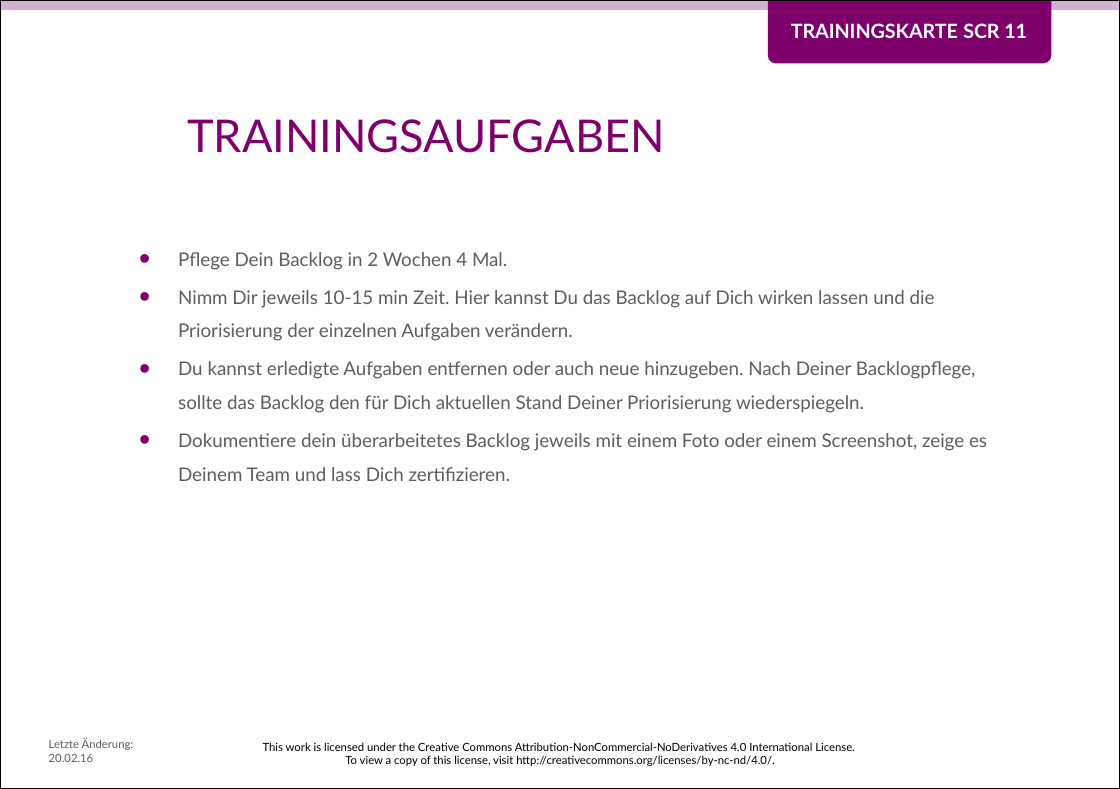
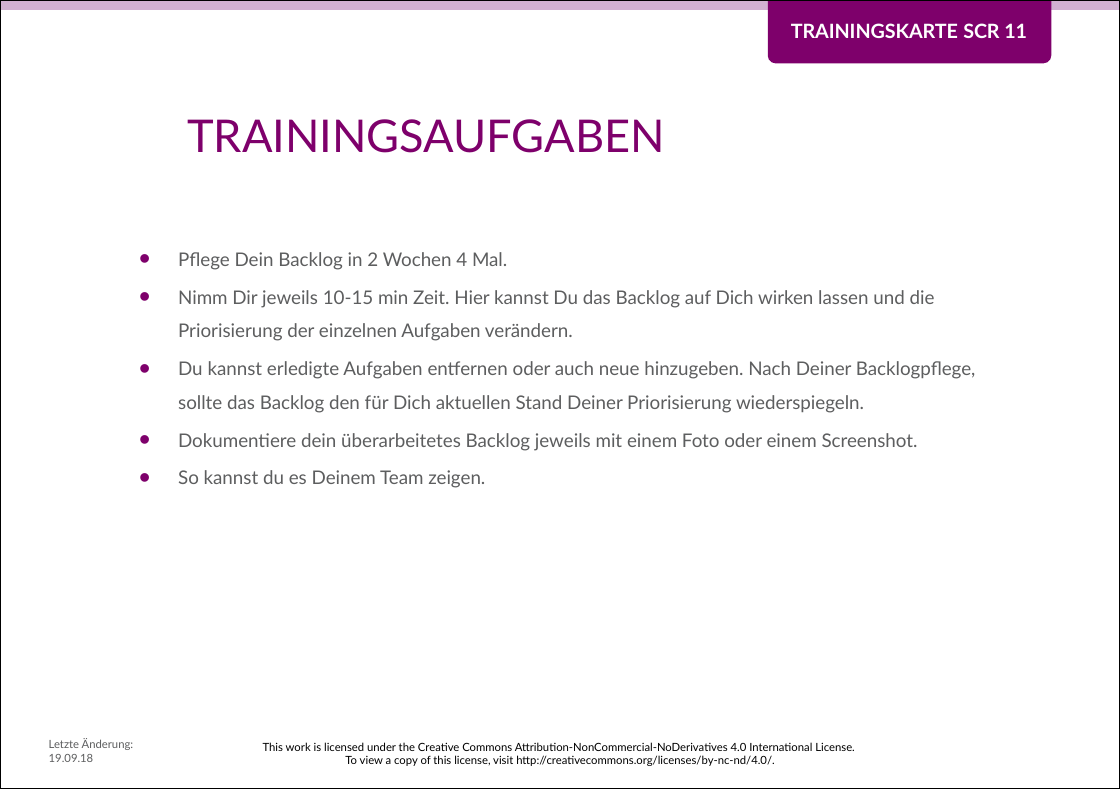
Before and after one commit to Teamtool/training-materials, a slide deck: slide 2 of training-cards/music moves/Scrum (SCR)/ger/apprentice/ger_SCR_11_Priorisieren_und_Pflegen_MM_A.pptx. Drawn at 1120x789 pixels with LibreOffice and Linux fonts; fonts in the diff are those of the drawing; background and template pictures are left out. Boxes give left, top, right and bottom in pixels: in the first picture for what was removed or moved away, otherwise in the second. Text is boxed around its words. In the diff, an @@ line names an element or a change of style, - is before the commit and + after.

Commit message:
SCR 11 Priorisieren und Pflegen
Für die Promotion überarbeitet.

```diff
--- a/training-cards/music moves/Scrum (SCR)/ger/apprentice/ger_SCR_11_Priorisieren_und_Pflegen_MM_A.pptx
+++ b/training-cards/music moves/Scrum (SCR)/ger/apprentice/ger_SCR_11_Priorisieren_und_Pflegen_MM_A.pptx
@@ text at [178, 433, 918, 488]: text changed @@
-• Dokumentiere dein überarbeitetes Backlog jeweils mit einem Foto oder einem Screenshot, zeige es Deinem Team und lass Dich zertifizieren.
+• Dokumentiere dein überarbeitetes Backlog jeweils mit einem Foto oder einem Screenshot.
+• So kannst du es Deinem Team zeigen.
@@ text at [49, 739, 134, 762]: text changed @@
-Letzte Änderung: 20.02.16
+Letzte Änderung: 19.09.18
```
Also in this commit, not shown: 1 other slide changed, 1 other file.
